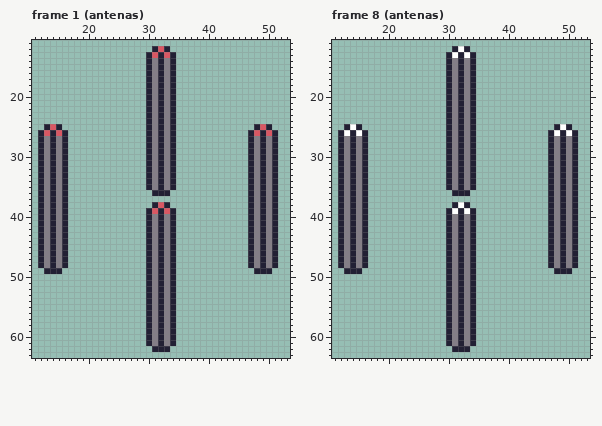
One commit to this pixel-art file: Assets/AnimationImporter-master/antenas.ase. The first picture shows the starting point.
64x64 pixels, 8 frames. Shown: frame 1 (antenas): x 11..53, y 11..63; frame 8 (antenas): x 11..53, y 11..63. The commit also changed other frames, which this record leaves out.
Now the later version:
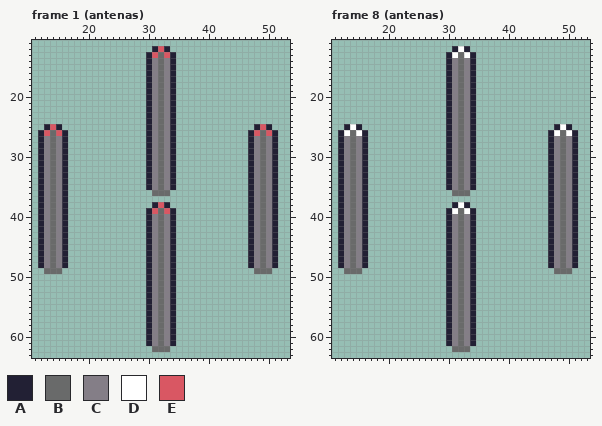
Palette (. is transparent): A #222034  B #696a6a  C #847e87  D #ffffff  E #d95763
Author's note on the commit: Adjust box collider on antena sprite.
Change:
Frame 1 (antenas):
y 13..25: x 32 A -> B
y 26..35: x 14 A -> B; x 32 A -> B; x 49 A -> B
y 36: x 14 A -> B; x 31..33 AAA -> BBB; x 49 A -> B
y 37..38: x 14 A -> B; x 49 A -> B
y 39..48: x 14 A -> B; x 32 A -> B; x 49 A -> B
y 49: x 13..15 AAA -> BBB; x 32 A -> B; x 48..50 AAA -> BBB
y 50..61: x 32 A -> B
y 62: x 31..33 AAA -> BBB
Frame 8 (antenas): the same change as frame 1 (antenas)
Pixel boxes of the changes (left, top, right, bottom) in both pictures:
changed: (152, 52, 170, 352)
changed: (44, 130, 62, 274)
changed: (254, 130, 272, 274)
changed: (452, 52, 470, 352)
changed: (344, 130, 362, 274)
changed: (554, 130, 572, 274)
